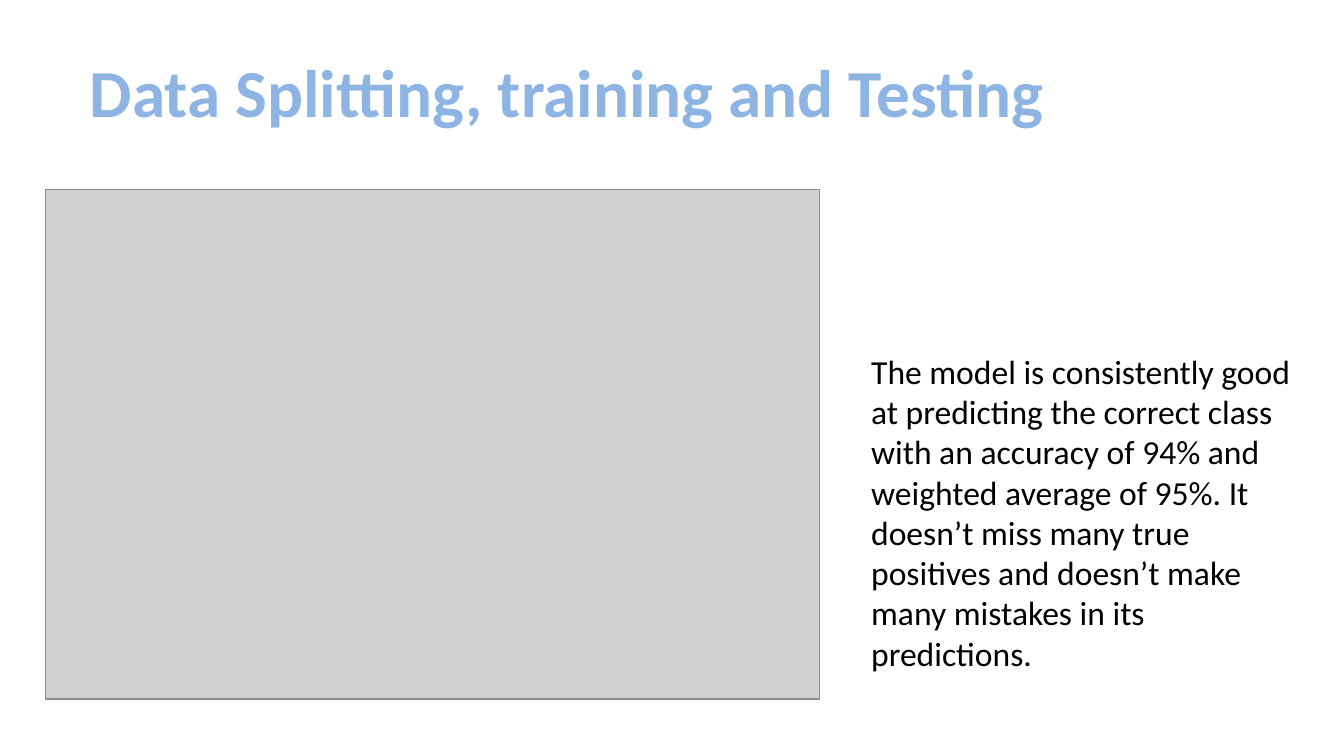
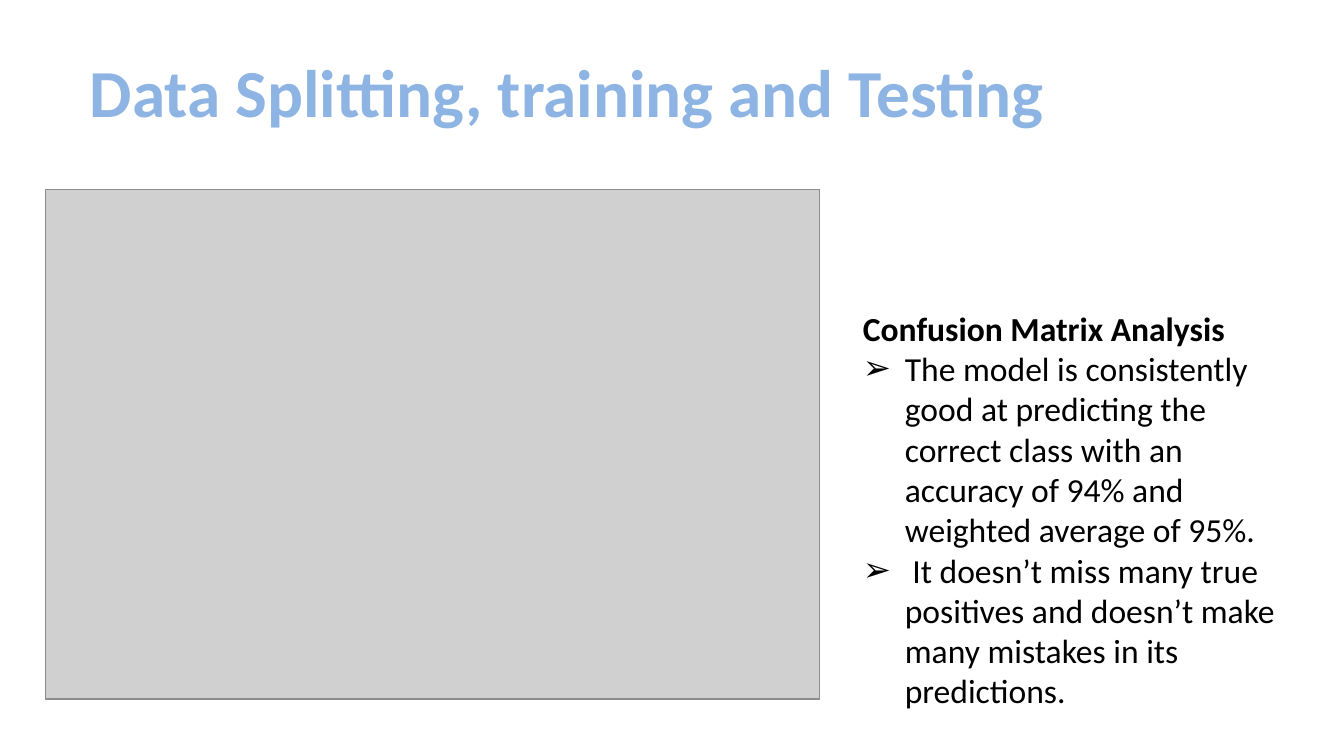
Before and after one commit to Nmwangu2/Phase3_project, a slide deck: slide 20 of Phase3_Project.pptx. Drawn at 1344x756 pixels with LibreOffice and Linux fonts; fonts in the diff are those of the drawing; grey boxes stand for pictures; background and template pictures are left out. Boxes give left, top, right and bottom in pixels: in the first picture for what was removed or moved away, otherwise in the second. Text is boxed around its words. In the diff, an @@ line names an element or a change of style, - is before the commit and + after.

```diff
--- a/Phase3_Project.pptx
+++ b/Phase3_Project.pptx
@@ text at bbox=[863, 317, 1275, 709]: text changed @@
-The model is consistently good at predicting the correct class with an accuracy of 94% and weighted average of 95%. It doesn’t miss many true positives and doesn’t make many mistakes in its predictions.
+Confusion Matrix Analysis
+➢ The model is consistently good at predicting the correct class with an accuracy of 94% and weighted average of 95%.
+➢ It doesn’t miss many true positives and doesn’t make many mistakes in its predictions.
```
Also in this commit, not shown: 2 other slides changed, 2 other files.
